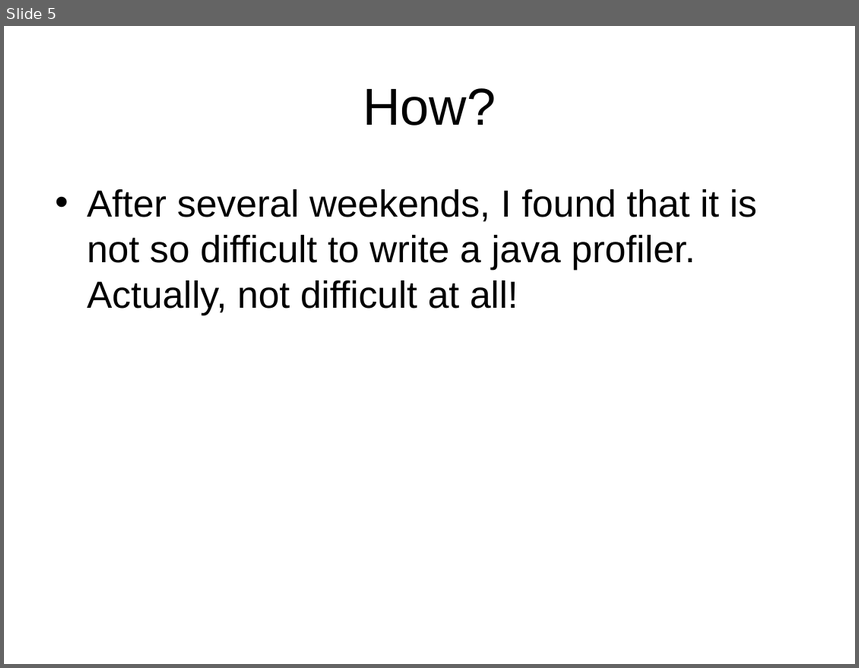
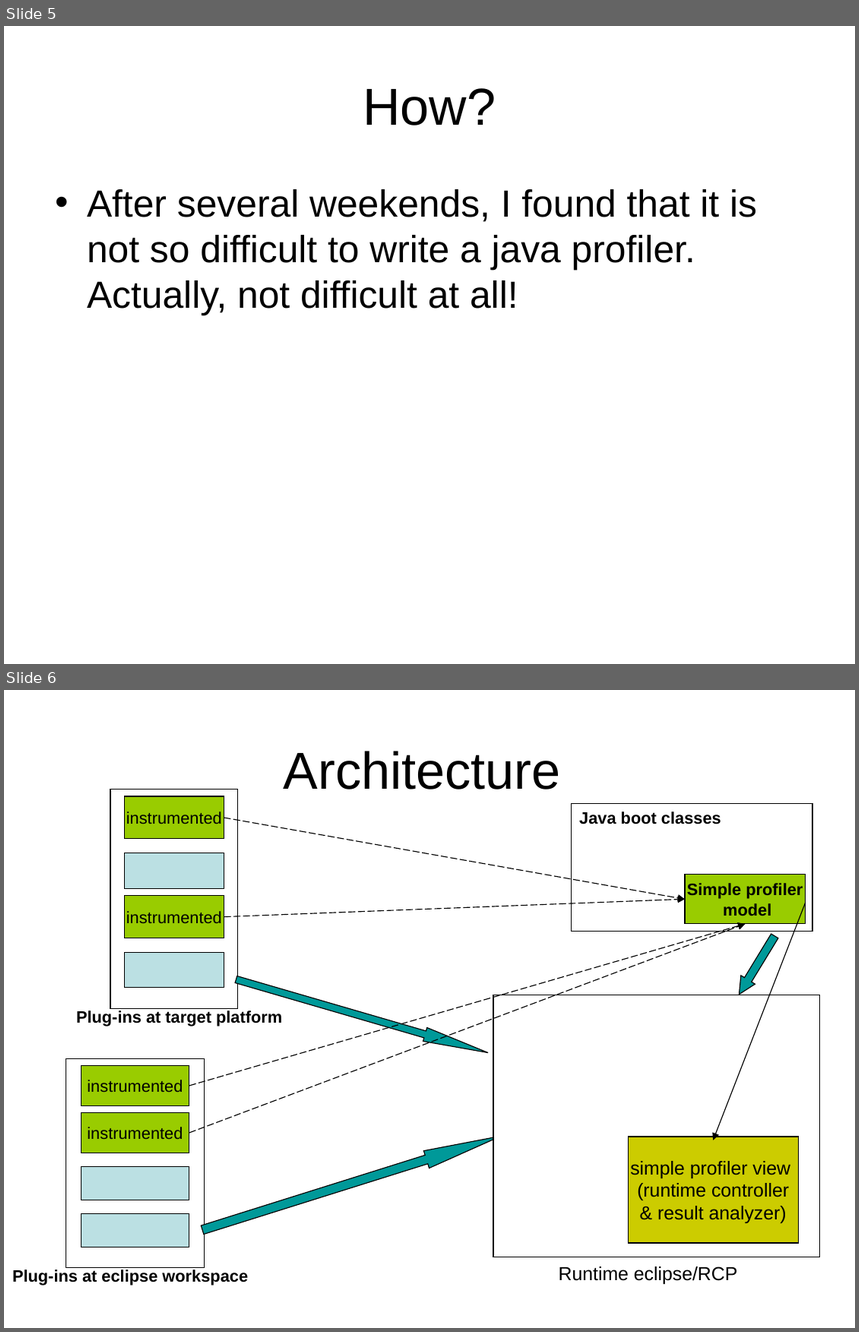
Before and after one commit to xufengbing/simpleprofiler, a slide deck: com.googlecode.simpleprofiler/SimpleProfiler.ppt. Shown one above the other, each under a label of ours: slide 5 before the commit, slides 5 and 6 after it. The pictures are 859x668 and 859x1332 pixels, drawn with LibreOffice and Linux fonts; fonts in the diff are those of the drawing. Boxes give left, top, right and bottom in pixels: in the first picture for what was removed or moved away, otherwise in the second. Text is boxed around its words. In the diff, an @@ line names an element or a change of style, - is before the commit and + after.

```diff
--- a/com.googlecode.simpleprofiler/SimpleProfiler.ppt
+++ b/com.googlecode.simpleprofiler/SimpleProfiler.ppt
@@ slide 6 added at (4, 690, 855, 1328), background #FFFFFF @@
@@ title added at (284, 751, 561, 790), 44 pt, text #000000 @@
+Architecture
@@ rectangle added at (572, 803, 813, 931), fill #FFFFFF, outline #000000 0.74 pt @@
@@ arrow added from (224, 818) to (685, 900), #000000 0.74 pt dashed @@
@@ text added at (579, 812, 721, 825), 14 pt, text #000000, bold @@
+Java boot classes
@@ rectangle added at (685, 875, 806, 924), fill #99CC00, outline #000000 0.74 pt, 14 pt, text #000000, bold @@
+Simple profiler
+model
@@ group added at (76, 790, 282, 1026): 5 rectangles, 1 text @@
+Plug-ins at target platform
+instrumented
+instrumented
@@ arrow added from (224, 917) to (685, 900), #000000 0.74 pt dashed @@
@@ arrow added from (806, 903) to (713, 1140), #000000 0.74 pt @@
@@ arrow added from (189, 1086) to (746, 924), #000000 0.74 pt dashed @@
@@ arrow added from (189, 1132) to (746, 924), #000000 0.74 pt dashed @@
@@ right arrow added at (733, 932, 782, 999), fill #009999, outline #000000 0.74 pt @@
@@ right arrow added at (234, 973, 490, 1060), fill #009999, outline #000000 0.74 pt @@
@@ rectangle added at (493, 995, 819, 1257), fill #FFFFFF, outline #000000 0.74 pt @@
@@ group added at (12, 1059, 248, 1286): 5 rectangles, 1 text @@
+Plug-ins at eclipse workspace
+instrumented
+instrumented
@@ right arrow added at (200, 1128, 504, 1239), fill #009999, outline #000000 0.74 pt @@
@@ rectangle added at (628, 1137, 798, 1243), fill #CCCC00, outline #000000 0.74 pt, 16 pt, text #000000 @@
+simple profiler view
+(runtime controller
+& result analyzer)
@@ text added at (559, 1267, 738, 1284), 16 pt, text #000000 @@
+Runtime eclipse/RCP
```
Also in this commit, not shown: 3 other slides added, 2 other files.
